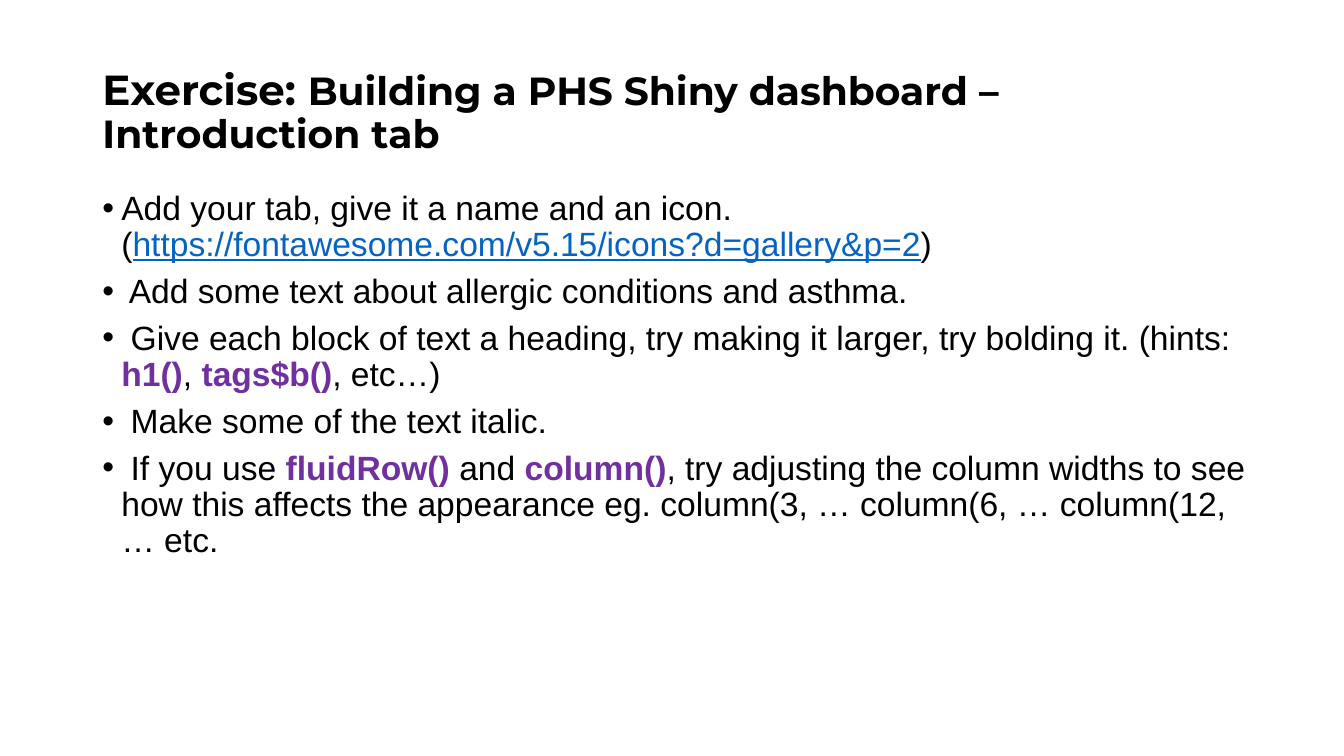
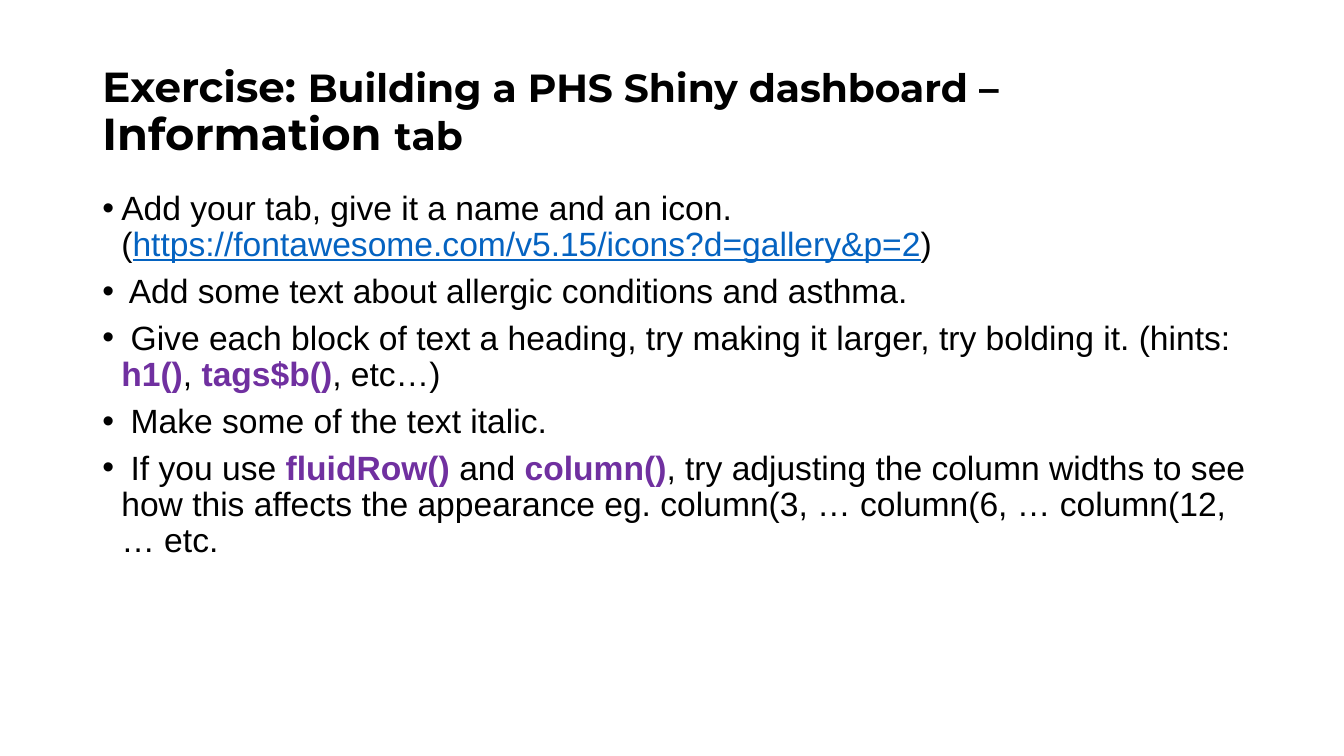
Before and after one commit to Public-Health-Scotland/learn-shiny, a slide deck: slide 10 of Day 2/slides/Shiny_Day_2.pptx. Drawn at 1344x756 pixels with LibreOffice and Linux fonts; fonts in the diff are those of the drawing; background and template pictures are left out. Boxes give left, top, right and bottom in pixels: in the first picture for what was removed or moved away, otherwise in the second. Text is boxed around its words. In the diff, an @@ line names an element or a change of style, - is before the commit and + after.

Commit message:
Minor changes to slides
Introduction -> information, larger screenshots etc.

```diff
--- a/Day 2/slides/Shiny_Day_2.pptx
+++ b/Day 2/slides/Shiny_Day_2.pptx
@@ title at (102, 69, 968, 151): text changed @@
-Exercise: Building a PHS Shiny dashboard – Introduction tab
+Exercise: Building a PHS Shiny dashboard – Information tab
```
Also in this commit, not shown: 7 other slides changed, 1 slide removed, 1 other file.
